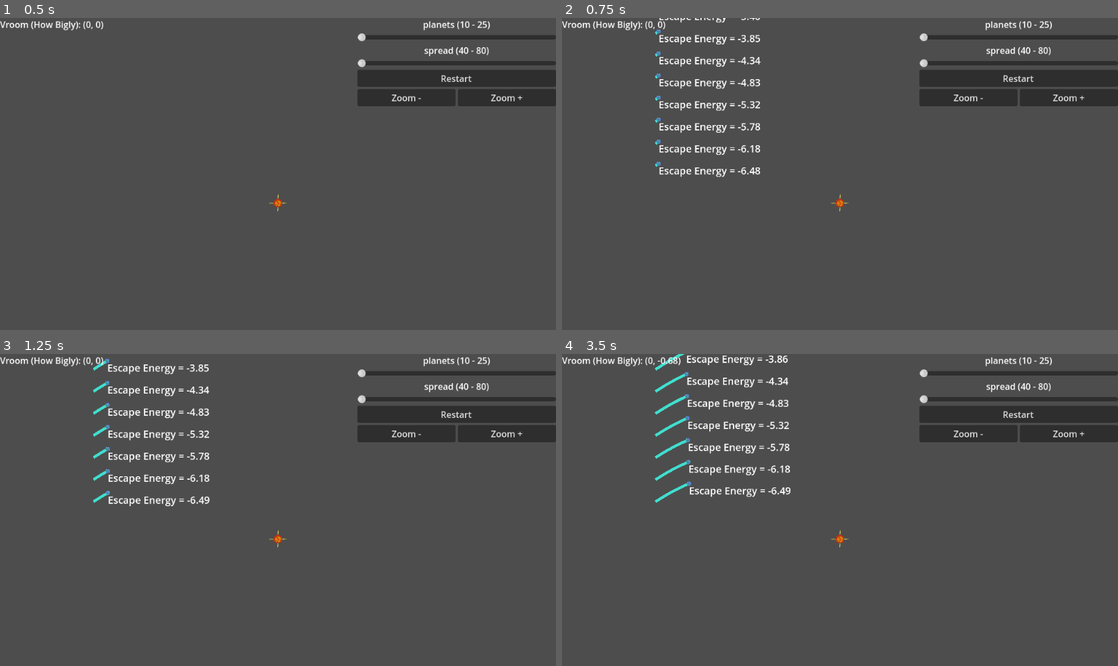
Above: before the commit, frames 1-4 (two rows, left to right).
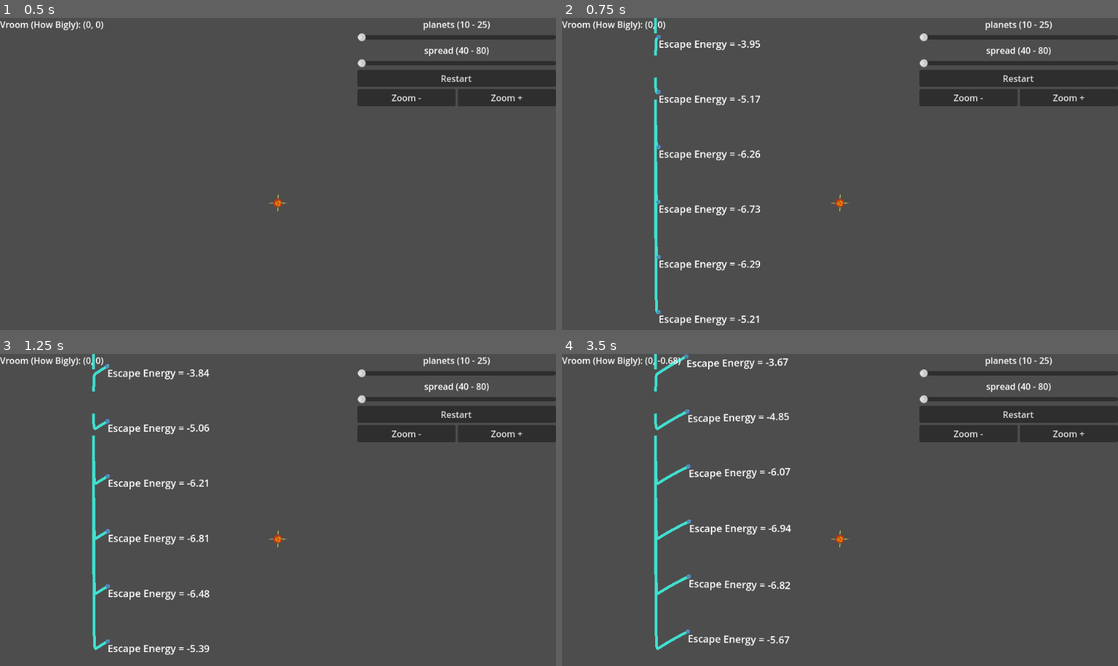
Above: after the commit, the same moments.

Repository: Arveanor/moongolf
Game: Godot game, scene res://scenes/quickplay02.tscn
Same seed, same stepped clock (60 frames per second), same inputs: the game is played once before the commit and once after it. This scene is started directly instead of the project's main scene.
Inputs:
- Up to frame 1 (0.5 s): no input
- Up to frame 2 (0.75 s): click "Restart" at 0.5 s
- Up to frame 3 (1.25 s): no input
- Up to frame 4 (3.5 s): click "Restart" at 1.25 s; click "Restart" at 2 s; tap Enter at 2.75 s; hold W from 2.78 s (still down); tap Shift at 2.85 s

Frame 1 is identical in both runs. In frame 2, 3.4% of the frame differs, in the area x 16-36%, y 0-99%; in frame 3, 3.6%; in frame 4, 4.0%, in the area x 16-42%, y 0-95%.
Error after the commit: Invalid call. Nonexistent function 'calculate_sov' in base 'Node (constants.gd)'. (res://scripts/body.gd:92)

Commit message:
early project commit hygiene goes brrrr

Diff:
--- a/scenes/planet.tscn
+++ b/scenes/planet.tscn
@@ -7,6 +7,8 @@
 font_size = 36
 
 [sub_resource type="CircleShape2D" id="CircleShape2D_4ggem"]
+
+[sub_resource type="CircleShape2D" id="CircleShape2D_6rych"]
 
 [node name="Node2D" type="RigidBody2D"]
 script = ExtResource("1_8k12b")
@@ -21,10 +23,16 @@
 offset_bottom = 23.0
 label_settings = SubResource("LabelSettings_bwylg")
 
-[node name="Area2D" type="Area2D" parent="."]
+[node name="MoonTrap" type="Area2D" parent="."]
 
-[node name="CollisionShape2D" type="CollisionShape2D" parent="Area2D"]
+[node name="CollisionShape2D" type="CollisionShape2D" parent="MoonTrap"]
+scale = Vector2(15, 15)
 shape = SubResource("CircleShape2D_4ggem")
+debug_color = Color(0, 0.6, 0.701961, 0.419608)
 
-[connection signal="body_entered" from="Area2D" to="." method="_on_body_entered_trap"]
-[connection signal="body_exited" from="Area2D" to="." method="_on_body_exited_trap"]
+[node name="CollisionShape2D" type="CollisionShape2D" parent="."]
+scale = Vector2(10, 10)
+shape = SubResource("CircleShape2D_6rych")
+
+[connection signal="body_entered" from="MoonTrap" to="." method="_on_body_entered_trap"]
+[connection signal="body_exited" from="MoonTrap" to="." method="_on_body_exited_trap"]
--- a/scripts/body.gd
+++ b/scripts/body.gd
@@ -15,7 +15,7 @@
 @export var DEBUG_ELIPTICALITY = 1.0
 @export var initial_velocity = Vector2(0.0, 0.0)
 @export var DEBUG_LABEL_DISPLAY_MODE = "unimplemented"
-
+@export var is_moon = false
 
 
 var trapped_bodies = []
@@ -38,6 +38,7 @@
 	var combined_gforce = calc_total_force()
 	#print(combined_gforce)
 	self.apply_central_force(combined_gforce)
+	apprehend_moon()
 	draw_tail()
 
 func display_info():
@@ -88,9 +89,9 @@
 	var relative_sov
 	var relative_v
 	for body in trapped_bodies:
-		relative_sov = root.calculate_sov(body, self)
+		relative_sov = root.calculate_sov(body, self) + self.linear_velocity
+		body.linear_velocity = body.linear_velocity.lerp(relative_sov, 0.1)
 		relative_v = body.linear_velocity - self.linear_velocity # should give us body's v relative to self
-		body.apply_central_force(Vector2(0, 0))
 
 
 func _on_body_entered_trap(_body):
--- a/scripts/main.gd
+++ b/scripts/main.gd
@@ -111,3 +111,7 @@
 	camera.zoom.x += step
 	camera.zoom.y += step
 	Constants.camera_zoom = camera.zoom
+
+func _slow_lerp_func_thing(b1, b2):
+	var tval = 0.1
+	b1.velocity = b1.velocity.lerp(b2.velocity, tval)
Not shown: 1 places in scenes/planet.tscn that only renumber resources
